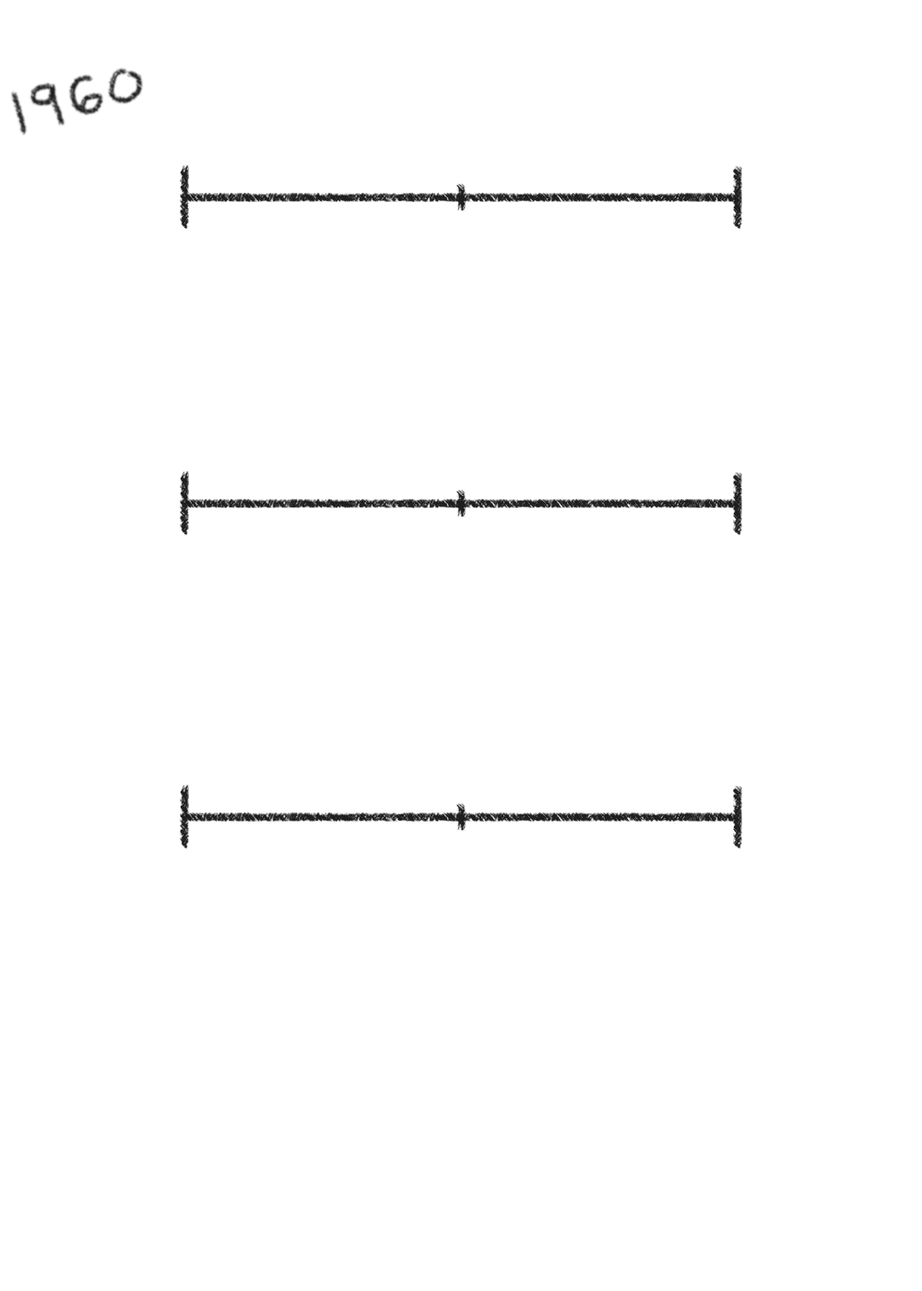
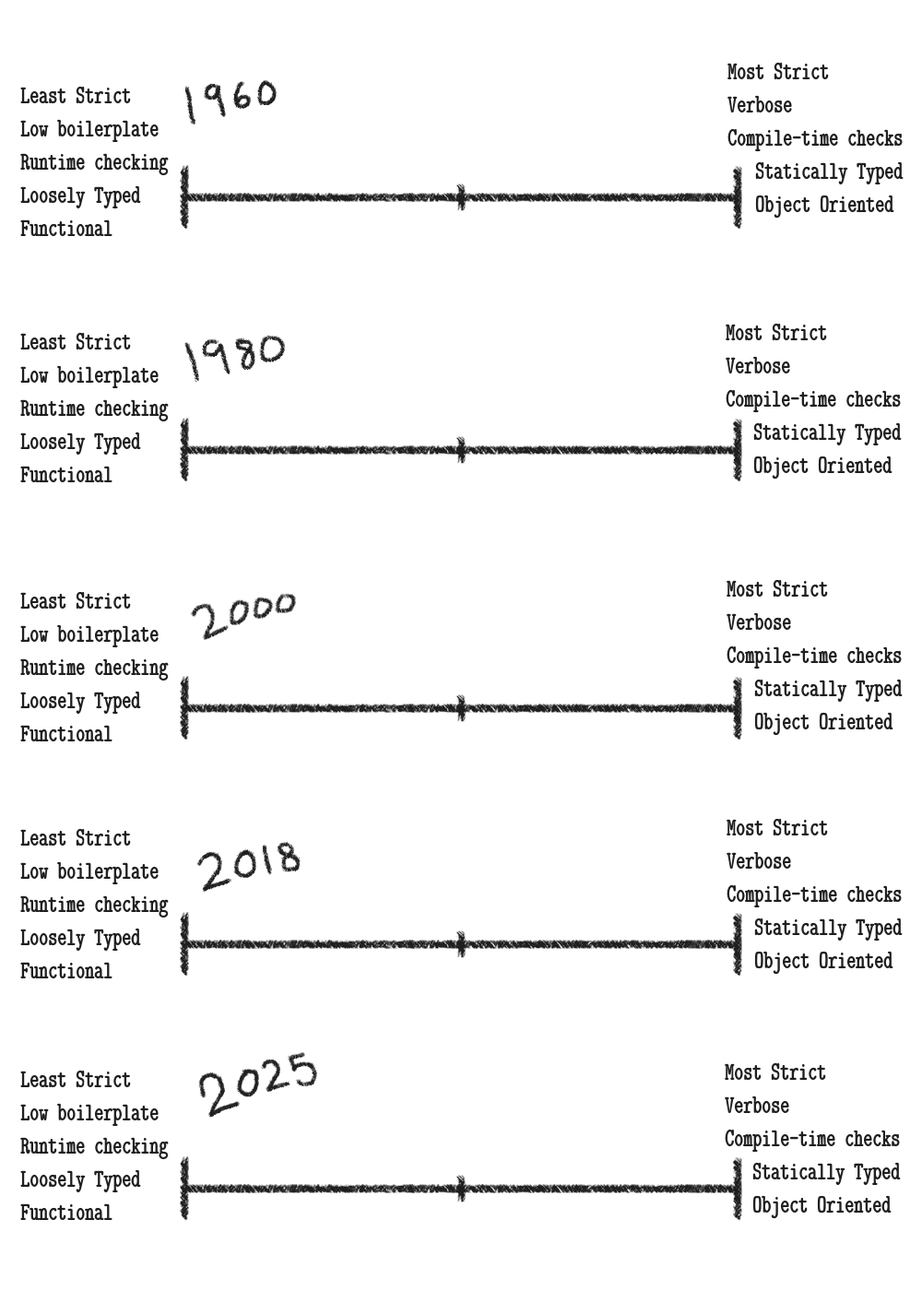
Layered file, before and after one edit (922x1291). Changes by layer:
added layer "Least Strict ... copy #3" above "Least Strict ... copy #2" over [20, 1070, 169, 1221]
added layer "Least Strict ... copy #2" above "Least Strict ... copy #1" over [20, 828, 169, 979]
added layer "Least Strict ... copy #1" above "Least Strict ... copy" over [20, 591, 169, 742]
added layer "Least Strict ... copy" above "Least Strict ..." over [20, 332, 169, 483]
added layer "Least Strict ..." above "Pasted Layer" over [20, 85, 169, 237]
added layer "Pasted Layer" above "Most Strict ... copy #2" over [725, 322, 903, 480]
added layer "Most Strict ... copy #2" above "Most Strict ... copy #1" over [725, 1062, 902, 1220]
added layer "Most Strict ... copy #1" above "Most Strict ... copy" over [726, 818, 904, 976]
added layer "Most Strict ... copy" above "Most Strict ..." over [726, 579, 904, 737]
added layer "Most Strict ..." above "Background" over [727, 61, 905, 219]
painted on "Background" over [10, 62, 743, 1222]
